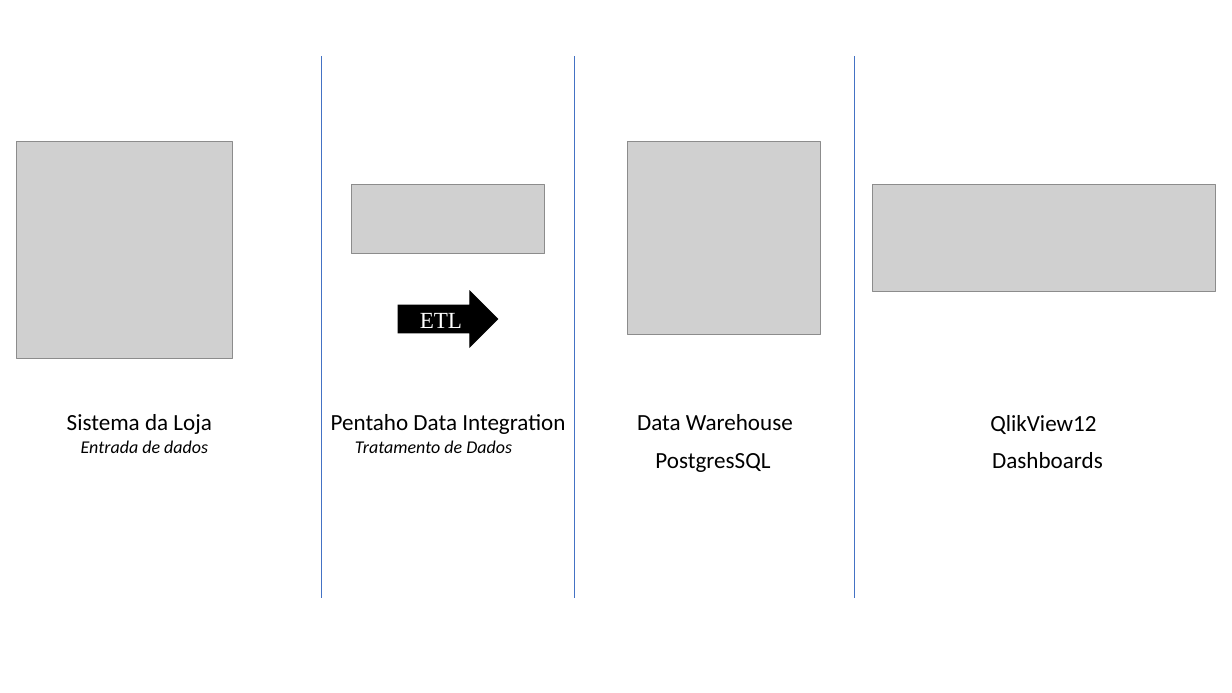
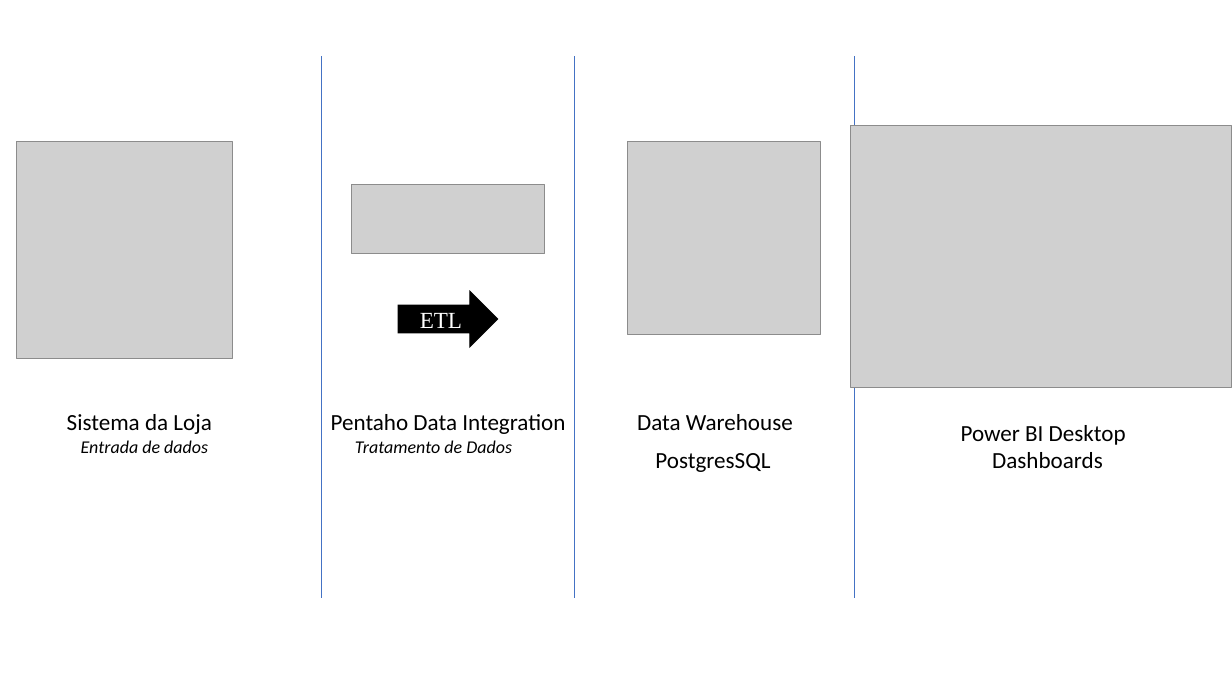
Before and after one commit to JonathaEu/DWG, a slide deck: slide 1 of 0 - Documentação do Projeto/Croqui do projeto BI.pptx. Drawn at 1232x693 pixels with LibreOffice and Linux fonts; fonts in the diff are those of the drawing; grey boxes stand for pictures. Boxes give left, top, right and bottom in pixels: in the first picture for what was removed or moved away, otherwise in the second. Text is boxed around its words. In the diff, an @@ line names an element or a change of style, - is before the commit and + after.

```diff
--- a/0 - Documentação do Projeto/Croqui do projeto BI.pptx
+++ b/0 - Documentação do Projeto/Croqui do projeto BI.pptx
@@ picture added at bbox=[851, 126, 1232, 387] @@
@@ picture removed at bbox=[872, 185, 1216, 291] @@
@@ text at bbox=[961, 425, 1126, 445]: text changed @@
-QlikView12
+Power BI Desktop
```
Also in this commit, not shown: 8 other files.
